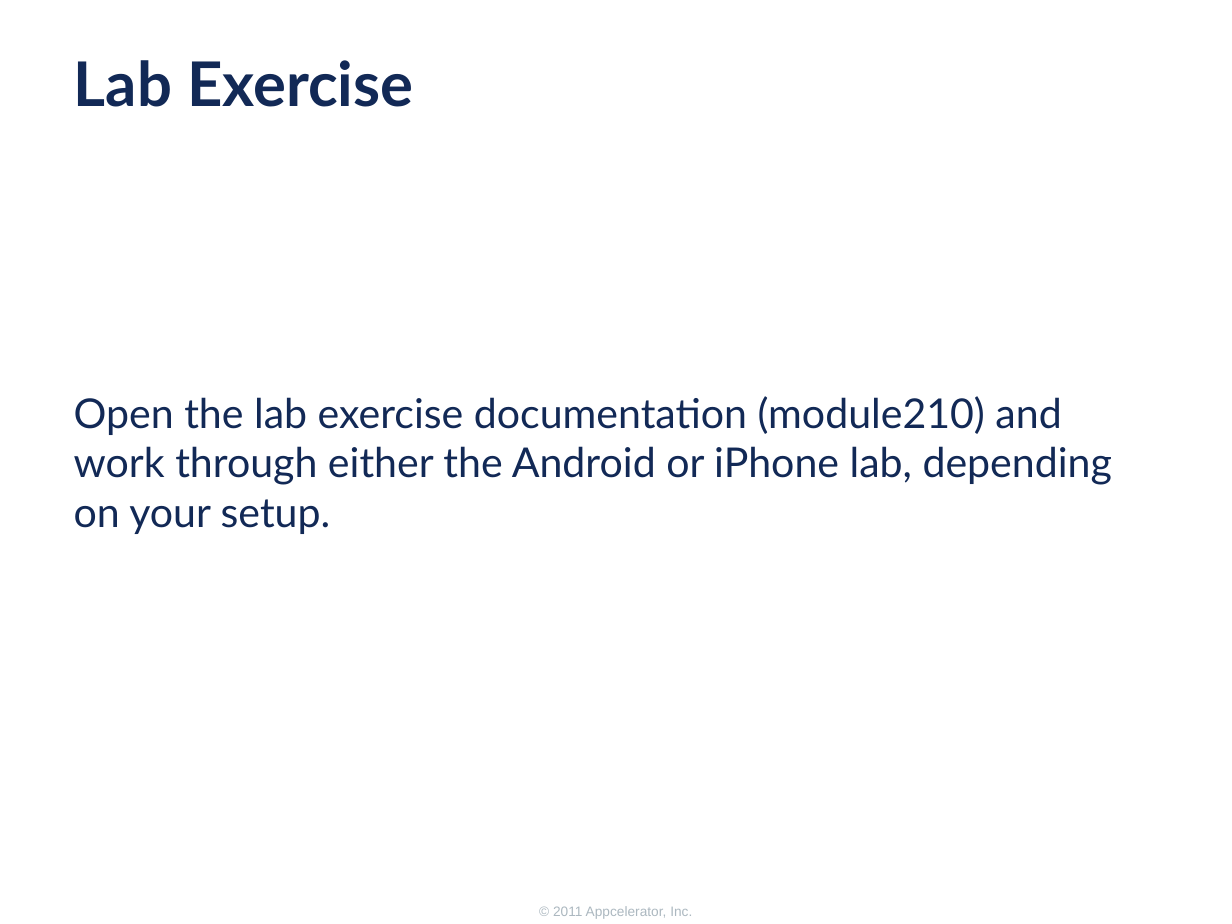
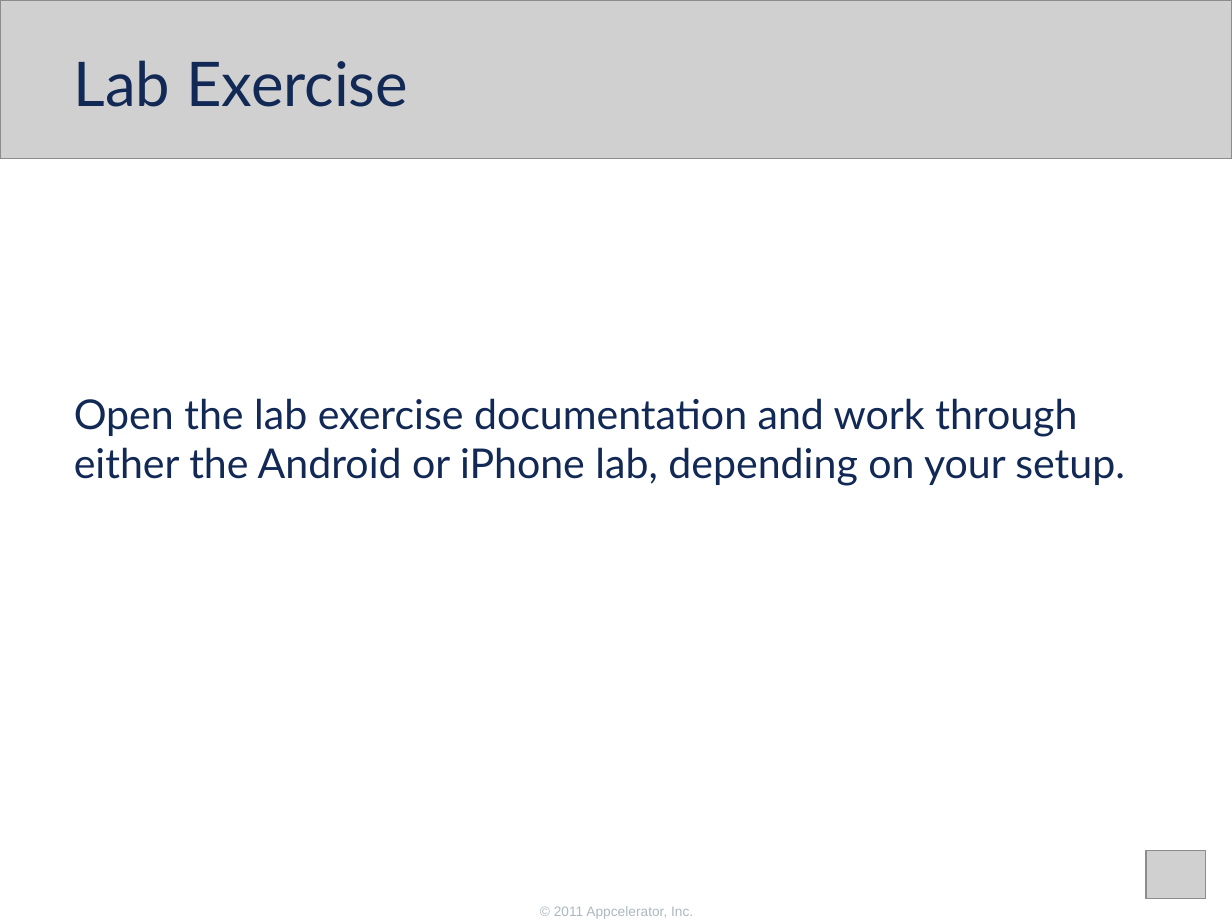
Before and after one commit to appcelerator-training-archive/tcad_certification, a slide deck: slide 27 of 210/210.ppt. Drawn at 1232x924 pixels with LibreOffice and Linux fonts; fonts in the diff are those of the drawing; grey boxes stand for pictures; background and template pictures are left out. Boxes give left, top, right and bottom in pixels: in the first picture for what was removed or moved away, otherwise in the second. Text is boxed around its words. In the diff, an @@ line names an element or a change of style, - is before the commit and + after.

```diff
--- a/210/210.ppt
+++ b/210/210.ppt
@@ picture added at bbox=[0, 0, 1232, 159] @@
@@ title "Lab Exercise" at bbox=[74, 60, 408, 107]: bold off; indent changed @@
@@ text at bbox=[74, 398, 1125, 486]: text changed @@
-Open the lab exercise documentation (module210) and work through either the Android or iPhone lab, depending on your setup.
+Open the lab exercise documentation and work through either the Android or iPhone lab, depending on your setup.
@@ picture added at bbox=[1146, 850, 1205, 898] @@
@@ text removed at bbox=[553, 906, 692, 919] @@
-© 2011 Appcelerator, Inc.
@@ text added at bbox=[554, 906, 693, 919], 8 pt, text #ACB8C0 @@
+© 2011 Appcelerator, Inc.
```
Also in this commit, not shown: 30 other slides changed, 13 other files.
